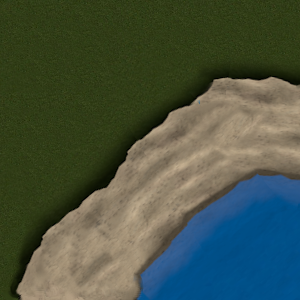
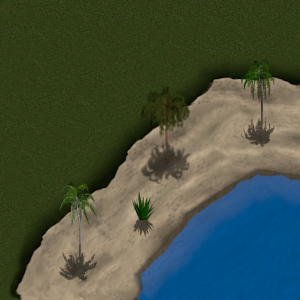
Layers edited between the first and the second 300 x 300 image:
added layer "baum_schatten0001.png#10" above "baum_schatten0001.png#14" over [139, 85, 191, 184]
added layer "baum_schatten0001.png#14" above "baum_schatten0001.png#40" over [240, 60, 276, 148]
added layer "baum_schatten0001.png#40" above "baum_schatten0001.png copy#3" over [131, 191, 155, 238]
added layer "baum_schatten0001.png copy#3" above "Background copy" over [58, 180, 98, 283]
